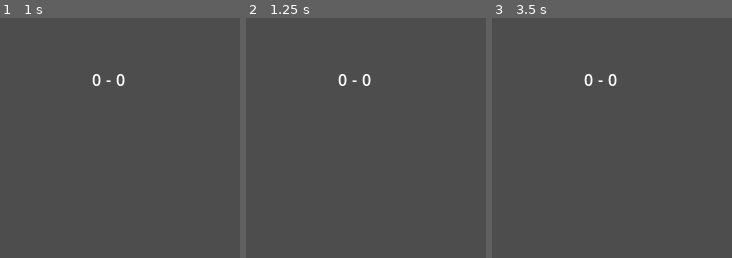
Above: before the commit, frames 1-3 (left to right).
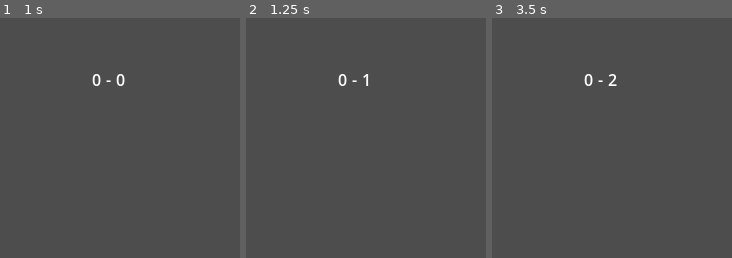
Above: after the commit, the same moments.

Repository: ckuras/SoaPong
Game: Godot game, scene res://game.tscn
Two runs of this game, one before a commit and one after it. Both use one fixed random seed, a clock stepped at 60 frames per second and the inputs below.
Inputs:
- Up to frame 1 (1 s): tap Enter at 0.5 s; hold W (move_up_p1) from 0.53 s (still down); tap Down (move_down_p2) at 0.6 s
- Up to frame 2 (1.25 s): keep holding W (move_up_p1)
- Up to frame 3 (3.5 s): release W (move_up_p1) at 1.28 s; hold S (move_down_p1) 1.28-2.03 s; tap Up (move_up_p2) at 1.35, 2.85 s; tap Space at 2 s; hold W (move_up_p1) from 2.03 s (still down); tap Down (move_down_p2) at 2.1 s; tap Enter at 2.75 s
The pictures show only the part of the screen within x 27-77%, y 0-50%; the shares and areas given below are measured in that part.

Frame 1 is identical in both runs. In frame 2, 0.1% of the frame differs, in the area x 48-53%, y 23-29%; in frame 3, 0.1%.

Commit message:
did unfun stuff

Diff:
--- a/ball.gd
+++ b/ball.gd
@@ -7,7 +7,7 @@
 
 var utils = preload("res://utils.gd")
 
-@export var speed = 100
+@export var speed = 200
 var velocity = Vector2(-1, 0)
 const STARTING_POS = Vector2(240, 240)
 
@@ -21,7 +21,9 @@
 	velocity = velocity_from_area_collision(area, velocity)
 
 func reset(player: PLAYER):
+	velocity = Vector2.ZERO
 	position = STARTING_POS
+	await get_tree().create_timer(1.0).timeout
 
 	# Point the velocity at the player upon whom got scored.
 	var new_x_component = -1
--- a/game.gd
+++ b/game.gd
@@ -1,4 +1,6 @@
 extends Node2D
+
+@onready var ui = $ui
 
 var score = {
 	'player1': 0,
@@ -22,4 +24,5 @@
 
 func set_score(player):
 	score["player%s" % (player + 1)] += 1
+	ui.set_score(score)
 	print(score)
--- /dev/null
+++ b/ui.gd
@@ -0,0 +1,8 @@
+extends Control
+
+@onready var player1_score_label = $MarginContainer/HBoxContainer/Player1Score
+@onready var player2_score_label = $MarginContainer/HBoxContainer/Player2Score
+
+func set_score(score):
+	player1_score_label.text = str(score['player1'])
+	player2_score_label.text = str(score['player2'])
--- a/ui.tscn
+++ b/ui.tscn
@@ -1,4 +1,6 @@
-[gd_scene format=3 uid="uid://b430xu6eydd7g"]
+[gd_scene load_steps=2 format=3 uid="uid://b430xu6eydd7g"]
+
+[ext_resource type="Script" path="res://ui.gd" id="1_3306l"]
 
 [node name="ui" type="Control"]
 layout_mode = 3
@@ -7,6 +9,7 @@
 anchor_bottom = 1.0
 grow_horizontal = 2
 grow_vertical = 2
+script = ExtResource("1_3306l")
 
 [node name="MarginContainer" type="MarginContainer" parent="."]
 layout_mode = 2
